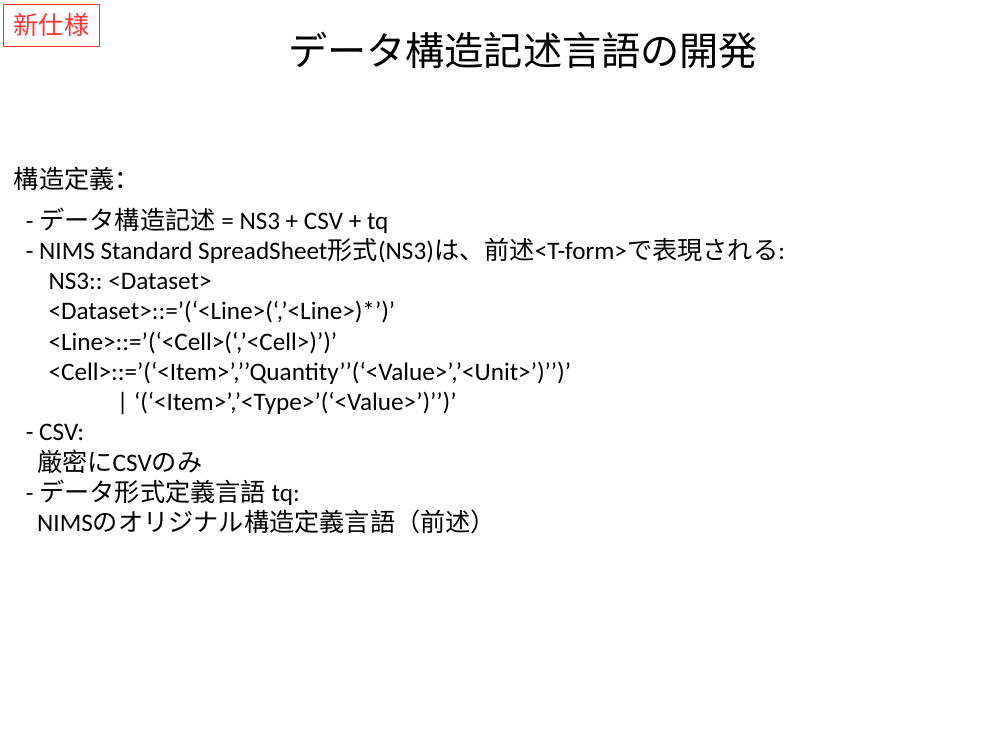
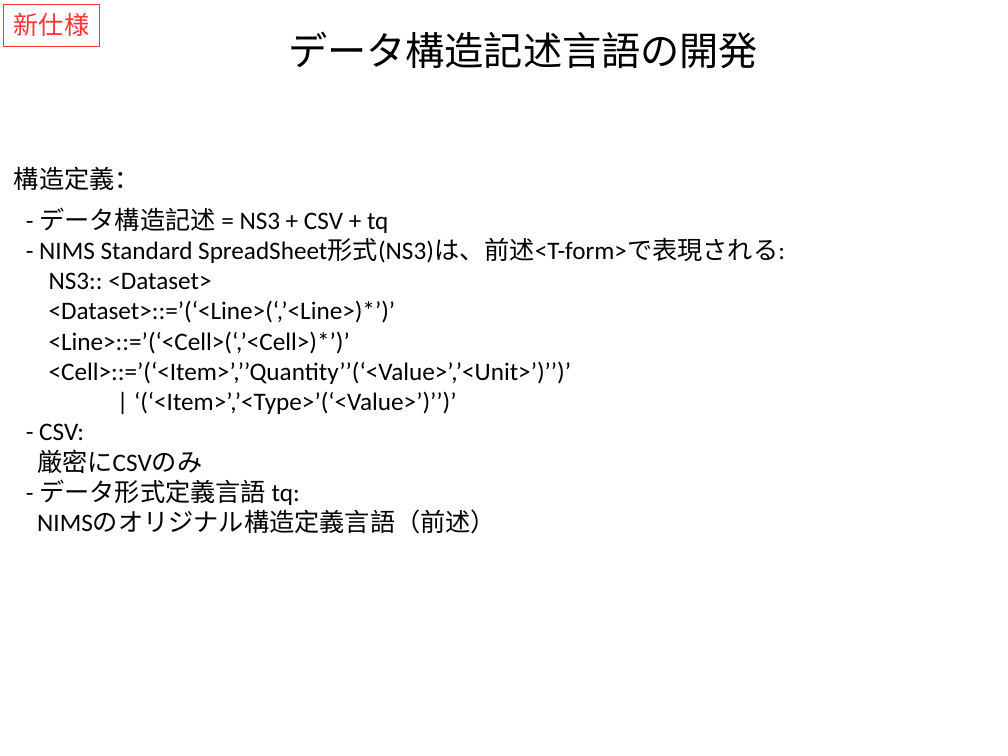
Before and after one commit to kouamano/RECURSIVE-SYSTEM, a slide deck: slide 2 of Document/tq_op_example.pptx. Drawn at 1008x756 pixels with LibreOffice and Linux fonts; fonts in the diff are those of the drawing. Boxes give left, top, right and bottom in pixels: in the first picture for what was removed or moved away, otherwise in the second. Text is boxed around its words. In the diff, an @@ line names an element or a change of style, - is before the commit and + after.

```diff
--- a/Document/tq_op_example.pptx
+++ b/Document/tq_op_example.pptx
@@ text at (x1=49, y1=331, x2=350, y2=354): text changed @@
-<Line>::=’(‘<Cell>(‘,’<Cell>)’)’
+<Line>::=’(‘<Cell>(‘,’<Cell>)*’)’
```
Also in this commit, not shown: 1 other file.
